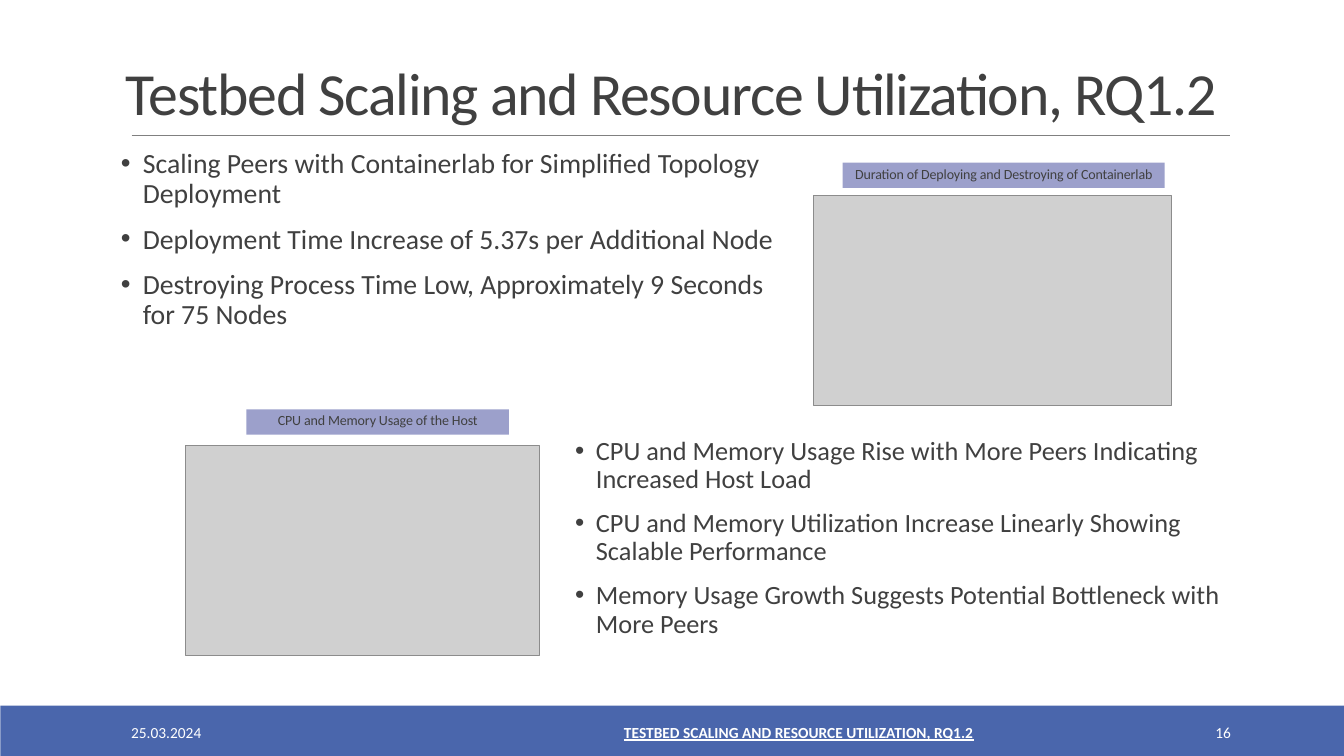
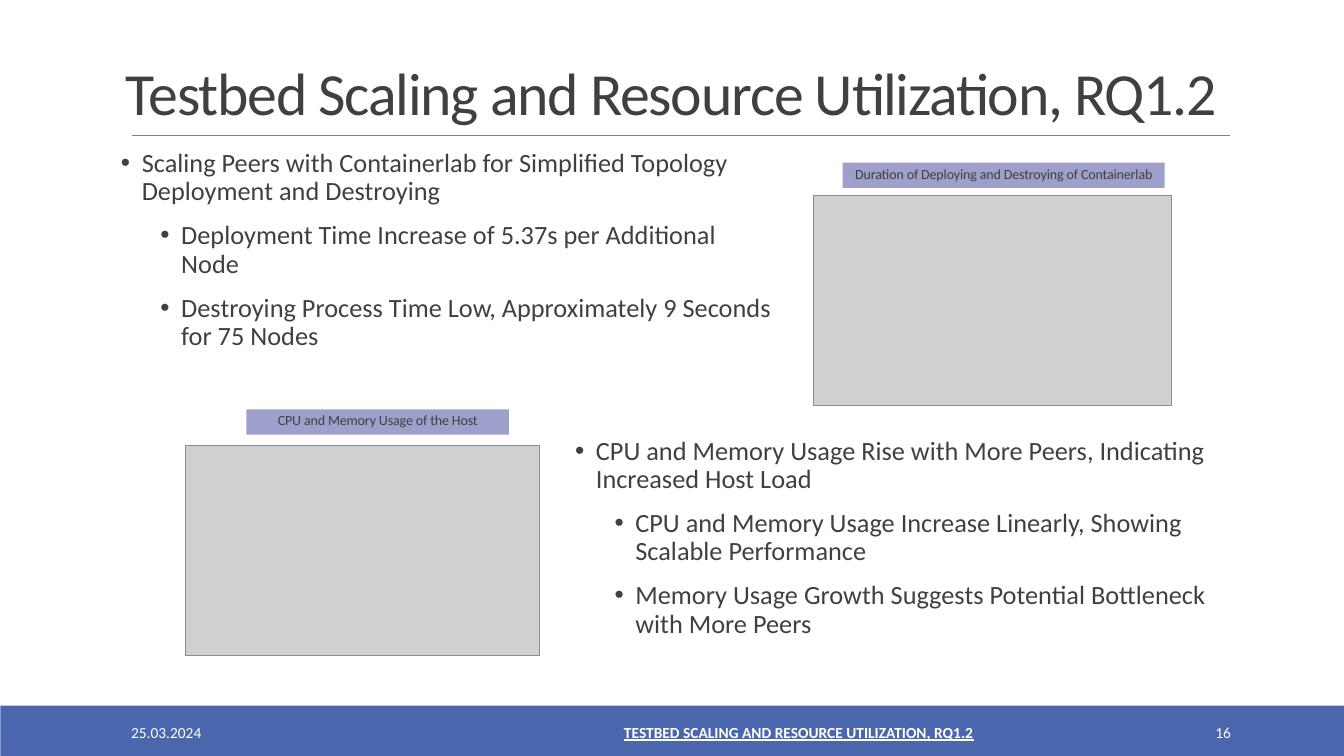
Before and after one commit to oezcankaraca/abschlussvortrag, a slide deck: slide 16 of Abschlussvortrag.pptx. Drawn at 1344x756 pixels with LibreOffice and Linux fonts; fonts in the diff are those of the drawing; grey boxes stand for pictures. Boxes give left, top, right and bottom in pixels: in the first picture for what was removed or moved away, otherwise in the second. Text is boxed around its words. In the diff, an @@ line names an element or a change of style, - is before the commit and + after.

```diff
--- a/Abschlussvortrag.pptx
+++ b/Abschlussvortrag.pptx
@@ text at box(142, 153, 727, 205): text changed; size 19.8 to 18.8 pt @@
-• Scaling Peers with Containerlab for Simplified Topology Deployment
+• Scaling Peers with Containerlab for Simplified Topology Deployment and Destroying
@@ text at box(181, 225, 771, 345): size 19.8 to 18.8 pt in "Deployment Time Increase of 5.37s per Additional ...", "Destroying Process Time Low, Approximately 9 Seconds ..."; list level 1 to 2 in "Deployment Time Increase of 5.37s ..."; list level 1 to 2 in "Destroying Process Time Low, Approximately ..." @@
@@ text at box(596, 441, 1204, 560): text changed @@
-• CPU and Memory Usage Rise with More Peers Indicating Increased Host Load
-• CPU and Memory Utilization Increase Linearly Showing Scalable Performance
+• CPU and Memory Usage Rise with More Peers, Indicating Increased Host Load
+  • CPU and Memory Usage Increase Linearly, Showing Scalable Performance
@@ text at box(635, 585, 1205, 633): list level 1 to 2 in "Memory Usage Growth Suggests Potential ..." @@
```
Also in this commit, not shown: 16 other slides changed, 3 other files.
